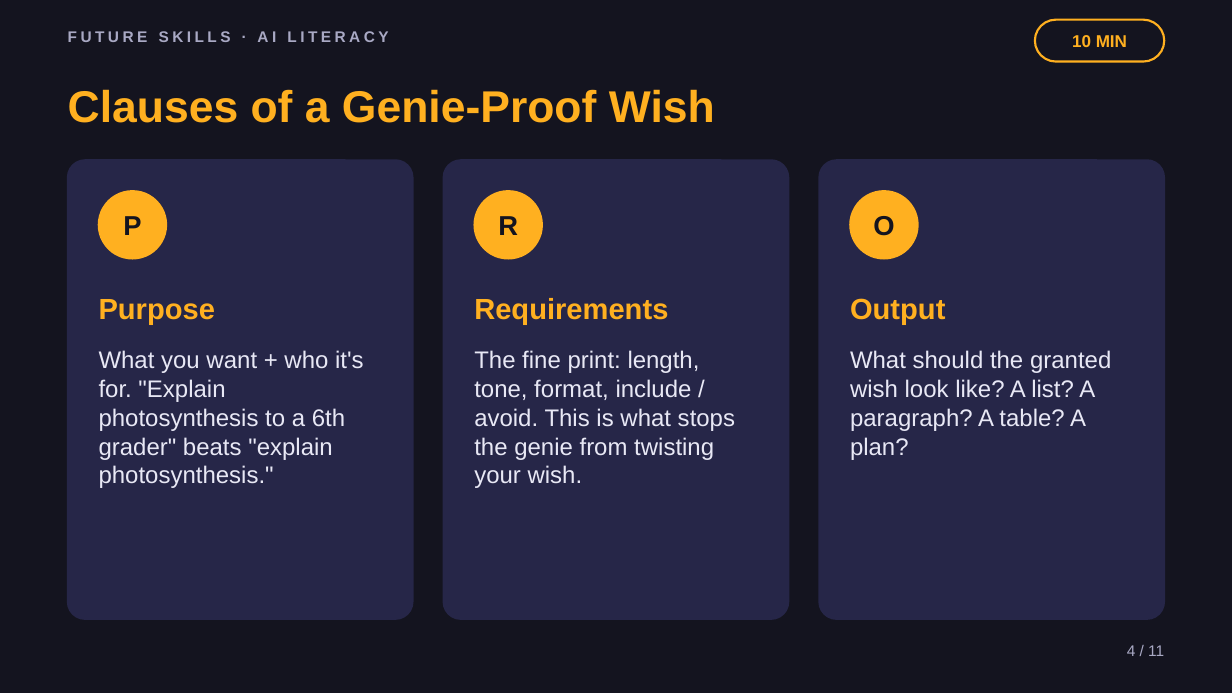
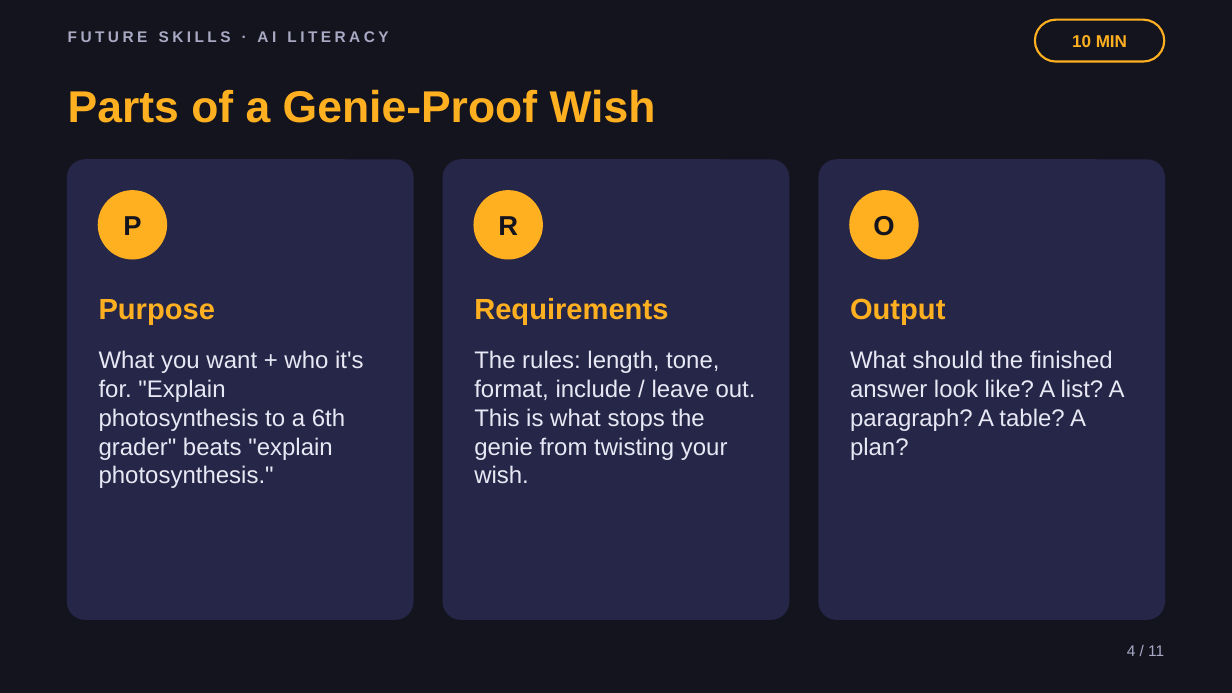
Before and after one commit to phiunit/tptphi, a slide deck: slide 4 of products/ai-prompting-101/dist/How to Talk to AI - Slides.pptx. Drawn at 1232x693 pixels with LibreOffice and Linux fonts; fonts in the diff are those of the drawing. Boxes give left, top, right and bottom in pixels: in the first picture for what was removed or moved away, otherwise in the second. Text is boxed around its words. In the diff, an @@ line names an element or a change of style, - is before the commit and + after.

```diff
--- a/products/ai-prompting-101/dist/How to Talk to AI - Slides.pptx
+++ b/products/ai-prompting-101/dist/How to Talk to AI - Slides.pptx
@@ text at (x1=68, y1=89, x2=656, y2=123): text changed @@
-Clauses of a Genie-Proof Wish
+Parts of a Genie-Proof Wish
@@ text at (x1=474, y1=350, x2=756, y2=484): text changed @@
-The fine print: length, tone, format, include / avoid. This is what stops the genie from twisting your wish.
+The rules: length, tone, format, include / leave out. This is what stops the genie from twisting your wish.
@@ text at (x1=850, y1=350, x2=1125, y2=460): text changed @@
-What should the granted wish look like? A list? A paragraph? A table? A plan?
+What should the finished answer look like? A list? A paragraph? A table? A plan?
```
Also in this commit, not shown: 8 other slides changed, 31 other files.
